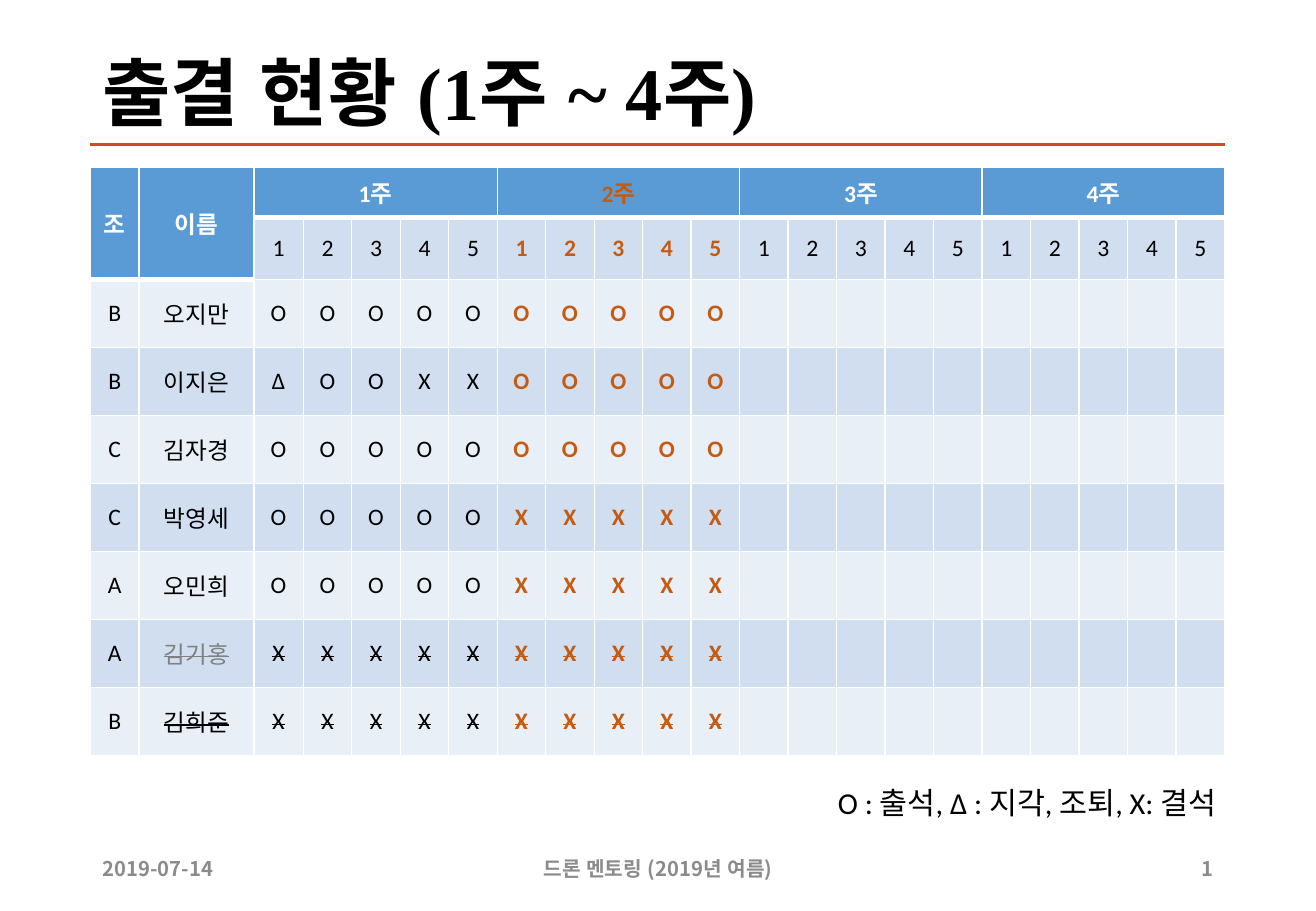
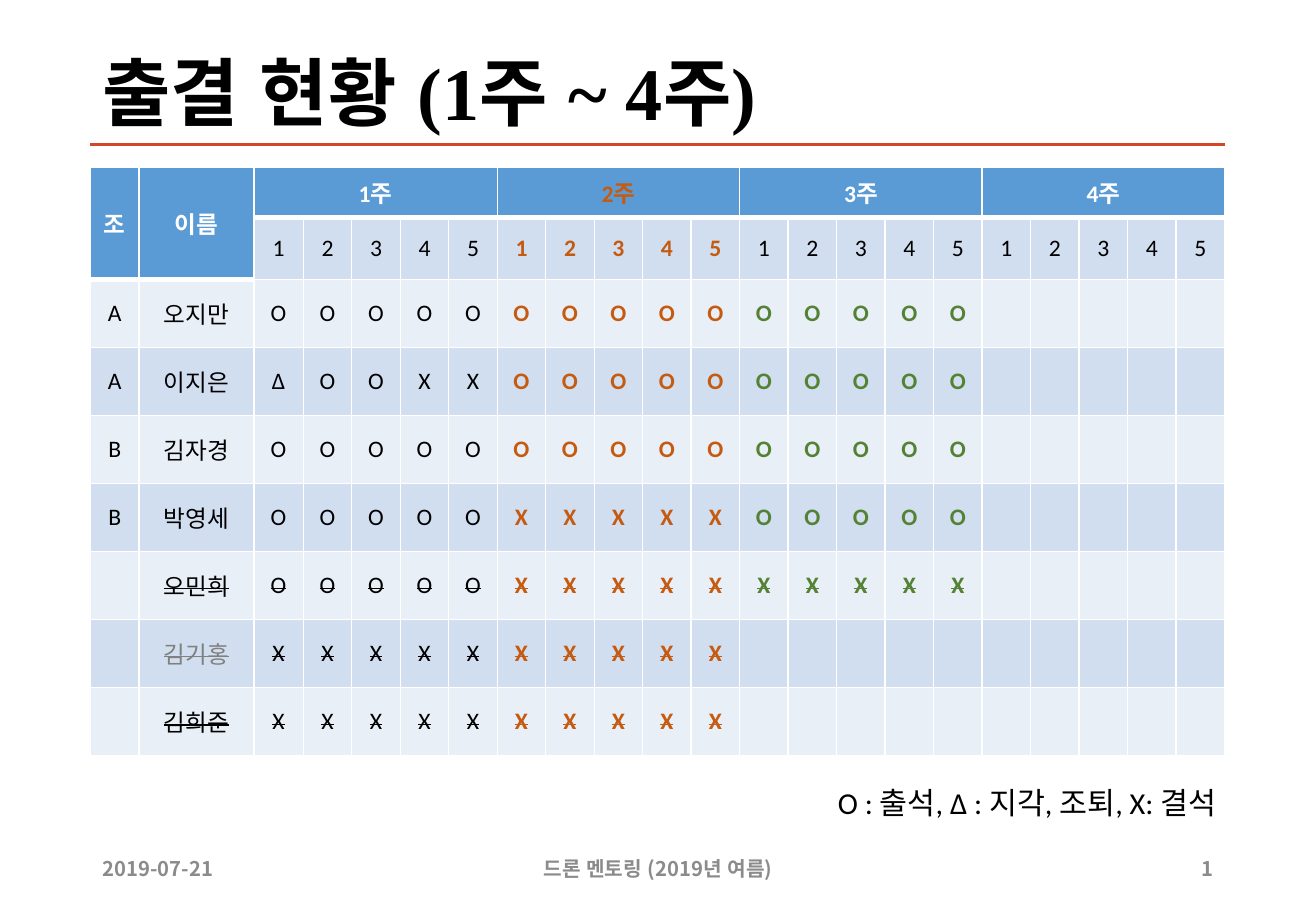
Before and after one commit to sunabove/drone_mentoring, a slide deck: slide 1 of 110 드론 멘토링 출결 현황 V1.1.pptx. Drawn at 1316x911 pixels with LibreOffice and Linux fonts; fonts in the diff are those of the drawing. Boxes give left, top, right and bottom in pixels: in the first picture for what was removed or moved away, otherwise in the second. Text is boxed around its words. In the diff, an @@ line names an element or a change of style, - is before the commit and + after.

```diff
--- a/110 드론 멘토링 출결 현황 V1.1.pptx
+++ b/110 드론 멘토링 출결 현황 V1.1.pptx
@@ table at (90,166,1227,756) @@
-row 3: B | 오지만 | O | O | O | O | O | O | O | O | O | O |  |  |  |  |  |  |  |  |  | 
+row 3: A | 오지만 | O | O | O | O | O | O | O | O | O | O | O | O | O | O | O |  |  |  |  | 
-row 4: B | 이지은 | Δ | O | O | X | X | O | O | O | O | O |  |  |  |  |  |  |  |  |  | 
+row 4: A | 이지은 | Δ | O | O | X | X | O | O | O | O | O | O | O | O | O | O |  |  |  |  | 
-row 5: C | 김자경 | O | O | O | O | O | O | O | O | O | O |  |  |  |  |  |  |  |  |  | 
+row 5: B | 김자경 | O | O | O | O | O | O | O | O | O | O | O | O | O | O | O |  |  |  |  | 
-row 6: C | 박영세 | O | O | O | O | O | X | X | X | X | X |  |  |  |  |  |  |  |  |  | 
+row 6: B | 박영세 | O | O | O | O | O | X | X | X | X | X | O | O | O | O | O |  |  |  |  | 
-row 7: A | 오민희 | O | O | O | O | O | X | X | X | X | X |  |  |  |  |  |  |  |  |  | 
+row 7:  | 오민희 | O | O | O | O | O | X | X | X | X | X | X | X | X | X | X |  |  |  |  | 
-row 8, column 1: A
+row 8, column 1: 
-row 9, column 1: B
+row 9, column 1: 
@@ strikethrough on in "오민희", "O", "O", "O" and 7 more places @@
@@ text at (103,861,213,876): text changed @@
-2019-07-14
+2019-07-21
```
Also in this commit, not shown: 1 other slide changed, 34 other files.
